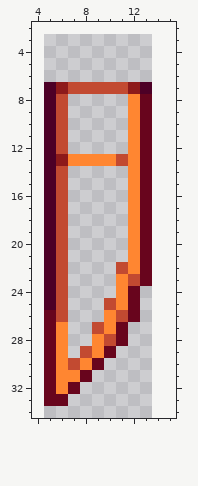
Sprite sheet: NPCs/Bosses/Zero/RiftShredder_Glow.png. Above, as it was before the edit.
The file is 18x128 pixels, drawn in blocks of 2x2; one block is one cell here. Shown: x 4..15, y 2..34. The old version is drawn lined up with the new one, on the new canvas.
After:
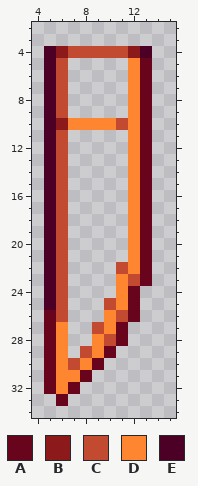
Palette (. is transparent): A #68051d  B #8d1a1a  C #c24a31  D #ff8631  E #4d0026
What changed:
canvas 9x64 -> 20x70, the old top-left corner now at 5,3
y 4: x 5..13 ......... -> EBCCCCCBE
y 5..6: x 5..6 .. -> EC; x 12..13 .. -> DA
y 7: x 6..13 BCCCCCBE -> C.....DA
y 10: x 6..11 C..... -> BDDDDC
y 13: x 6..11 BDDDDC -> C.....
y 33: x 5 A -> .
Changed places in both pictures, as pixel boxes (x1, y1, x2, y2):
changed: (44, 46, 152, 166)
erased: (44, 394, 56, 406)
